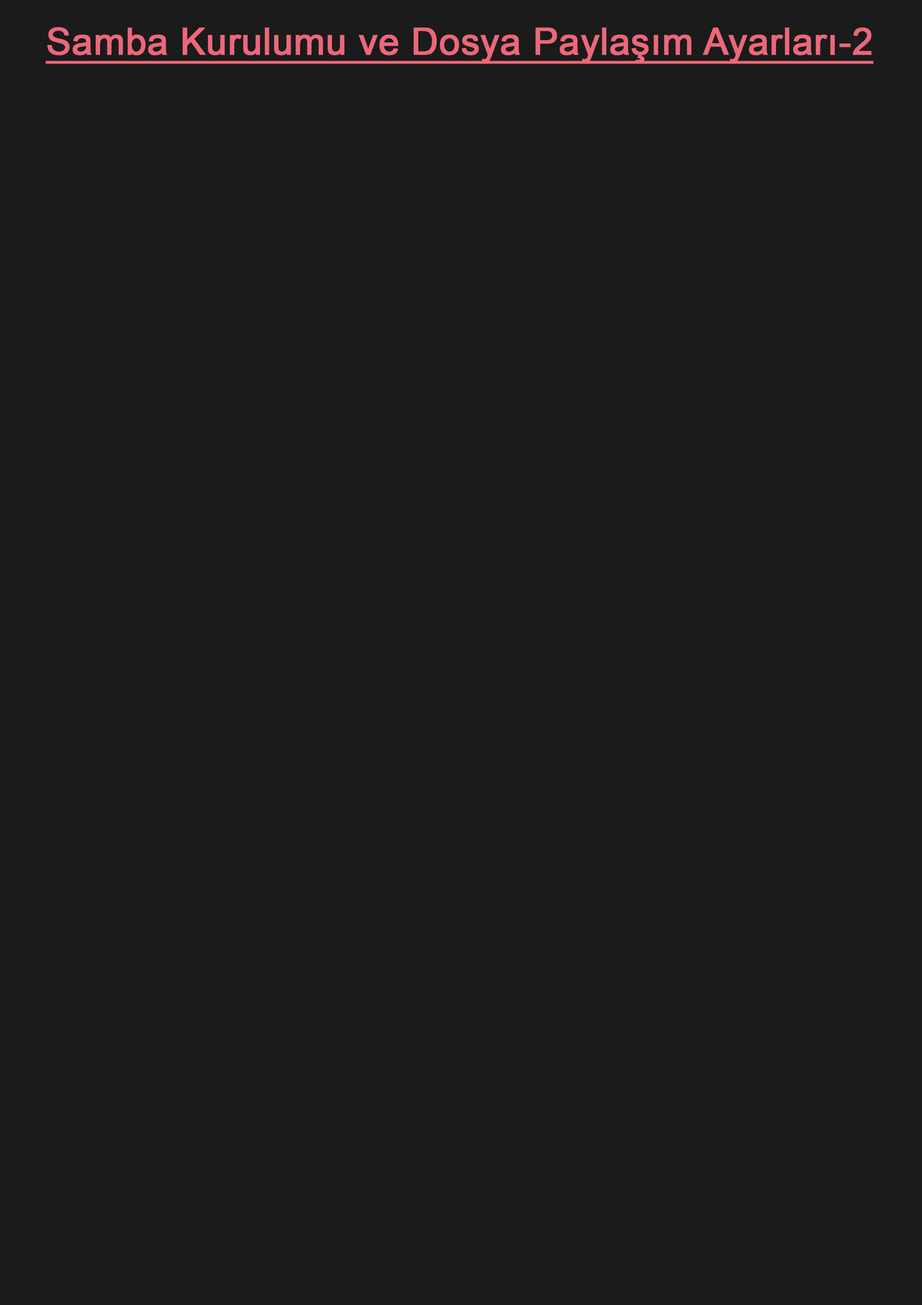
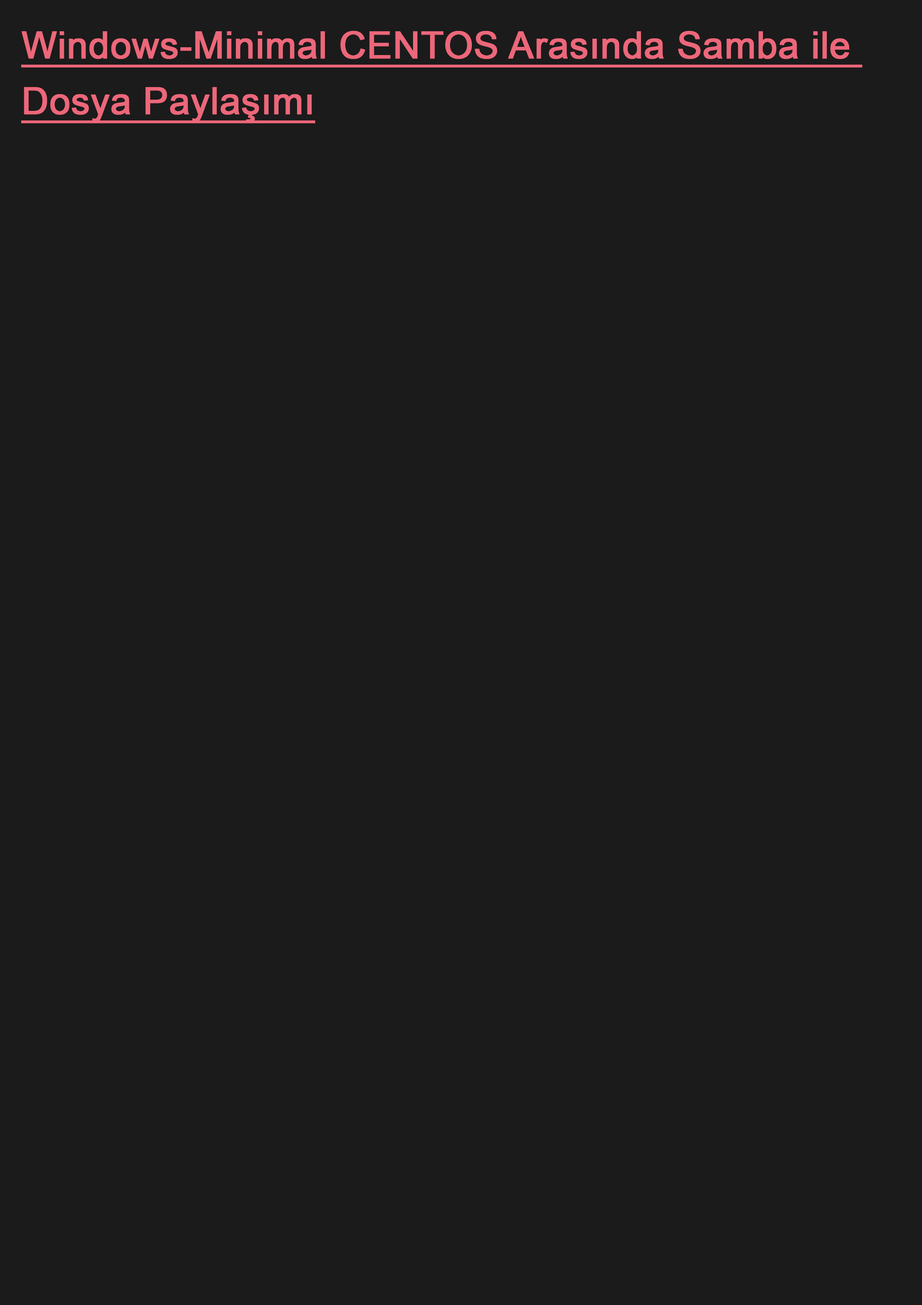
Comparing the layer stacks of the two w=922, h=1305 images. Changes:
renamed "Samba Kurulumu ve Dosya Paylaşım Ayarları-2" to "Windows-Minimal CENTOS Arasında Samba ile Dosya Paylaşımı", painted on it over bbox(21, 27, 875, 124)
